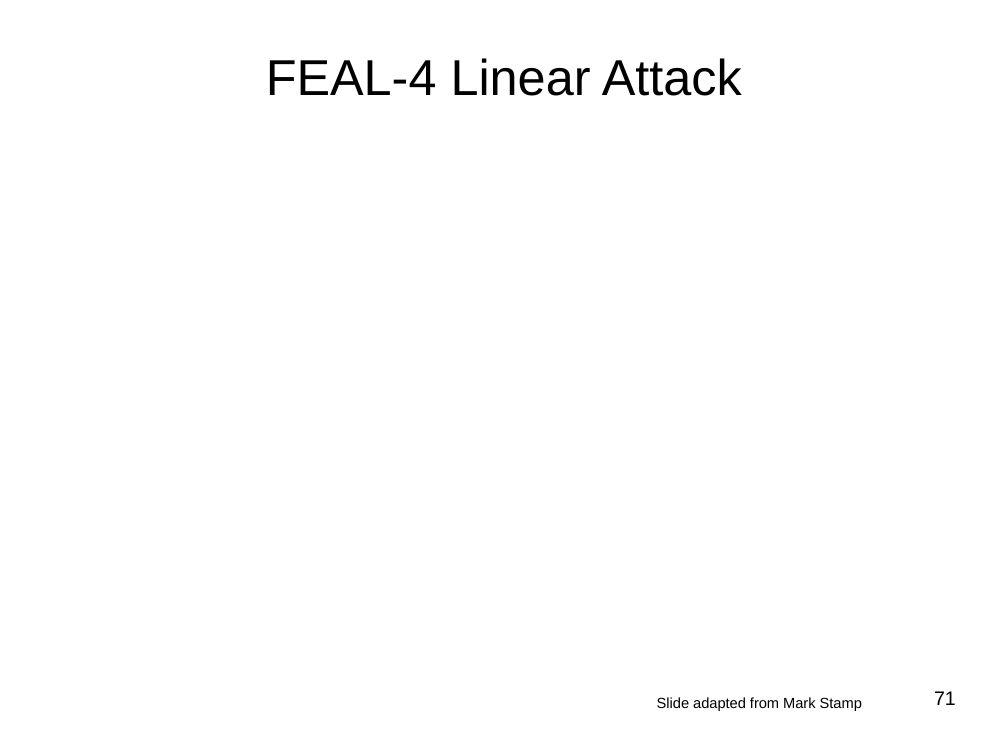
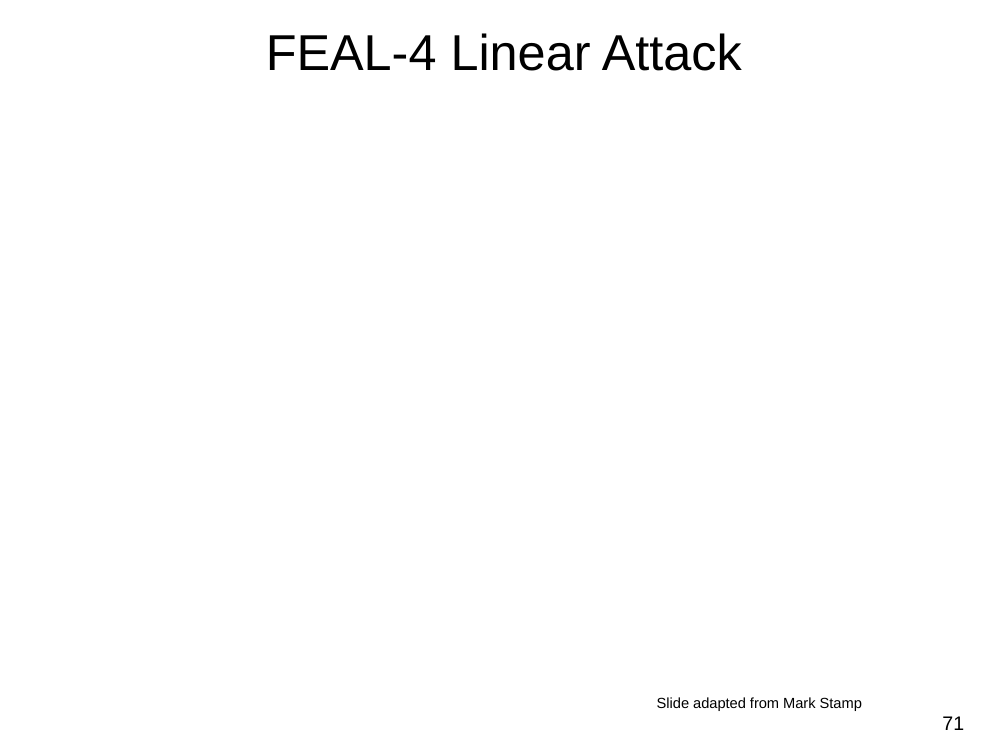
Before and after one commit to jlmucb/class_notes, a slide deck: slide 71 of BerkeleyClass/CS290Spring2013/Lectures/Cryptoclass4.pptx. Drawn at 1008x756 pixels with LibreOffice and Linux fonts; fonts in the diff are those of the drawing; grey boxes stand for pictures. Boxes give left, top, right and bottom in pixels: in the first picture for what was removed or moved away, otherwise in the second. Text is boxed around its words. In the diff, an @@ line names an element or a change of style, - is before the commit and + after.

Commit message:
small fix

```diff
--- a/BerkeleyClass/CS290Spring2013/Lectures/Cryptoclass4.pptx
+++ b/BerkeleyClass/CS290Spring2013/Lectures/Cryptoclass4.pptx
@@ title "FEAL-4 Linear Attack": place and size @@
-title "FEAL-4 Linear Attack" at [266,58,742,96]
+title "FEAL-4 Linear Attack" at [266,33,742,71]
@@ page number: place and size @@
-page number at [934,691,956,705]
+page number at [942,716,964,730]
```
